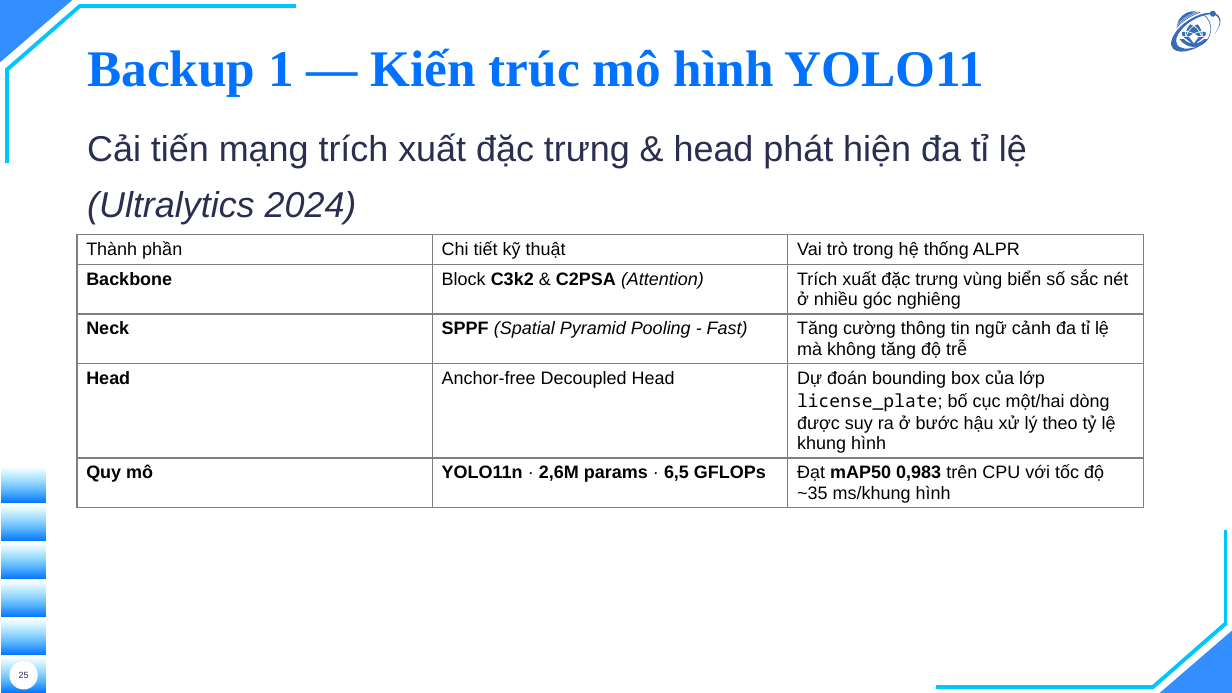
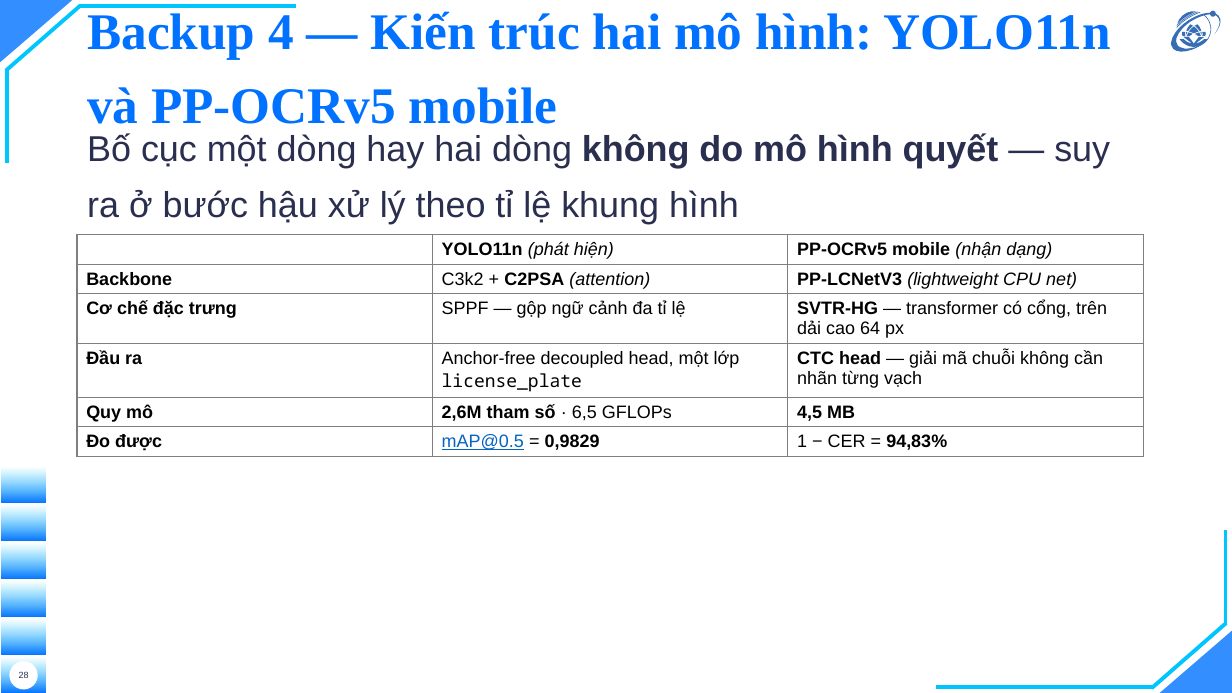
Before and after one commit to hieunguyen2604/alpr-do-an-mon-hoc, a slide deck: slide 28 of docs/slides/slides.pptx (slide 25 before the commit). Drawn at 1232x693 pixels with LibreOffice and Linux fonts; fonts in the diff are those of the drawing; background and template pictures are left out. Boxes give left, top, right and bottom in pixels: in the first picture for what was removed or moved away, otherwise in the second. Text is boxed around its words. In the diff, an @@ line names an element or a change of style, - is before the commit and + after.

Commit message:
slides: rut backup 8 -> 4, tong 28 slide
Theo chi dinh: 24 slide chinh + 4 backup.
  Backup 1  Error Analysis      (tu Backup 3 cu)
  Backup 2  Ablation Study      (tu Backup 4 cu)
  Backup 3  Tra nhanh so lieu   (tu Backup 7 cu)
  Backup 4  YOLO11 + PaddleOCR  (gop hai bang kien truc thanh mot bang hai cot)
Bo: Sieu tham so va huan luyen · Tai lieu tham khao chinh · Kich ban demo.

Bang gop giu bon dong quan trong nhat cho moi mo hinh — backbone, co che dac
trung, dau ra, quy mo — kem con so da do (mAP 0,9829 va 1-CER 94,83%). Cac dong
bi bo (neck rieng, chi tiet loss) deu con trong quyen o 2.3.2 va 2.4.2.

MOT LOI TOI TU GAY RA VA TU BAT: lan dung dau ra 29 slide chu khong phai 28. Ly
do la toi dat mot cau dan NGAY SAU bang trong Backup 4 — vi pham dung quy uoc
ghi trong chinh dau tep 10-slides.md: "Bang hoac hinh phai la khoi CUOI CUNG cua
slide", vi pandoc cat sang slide moi o moi thu dung sau mot bang. Chuyen cau len
tren bang, ra dung 28.

Do duoc: pptx 28 slide; 50 so tren slide doi chieu voi quyen, bon so khong khop
truc tiep deu la LAM TRON dung (0,7526 -> 0,753; 0,9483 -> 94,83%); 1004 test qua.

```diff
--- a/docs/slides/slides.pptx
+++ b/docs/slides/slides.pptx
@@ title at <box>87,11,1111,134</box>: text changed @@
-Backup 1 — Kiến trúc mô hình YOLO11
+Backup 4 — Kiến trúc hai mô hình: YOLO11n và PP-OCRv5 mobile
@@ text at <box>87,133,1110,224</box>: text changed @@
-Cải tiến mạng trích xuất đặc trưng & head phát hiện đa tỉ lệ (Ultralytics 2024)
+Bố cục một dòng hay hai dòng không do mô hình quyết — suy ra ở bước hậu xử lý theo tỉ lệ khung hình
@@ table at <box>77,235,1144,624</box> @@
-row 1: Thành phần | Chi tiết kỹ thuật | Vai trò trong hệ thống ALPR
-row 2: Backbone | Block C3k2 & C2PSA (Attention) | Trích xuất đặc trưng vùng biển số sắc nét ở nhiều góc nghiêng
-row 3: Neck | SPPF (Spatial Pyramid Pooling - Fast) | Tăng cường thông tin ngữ cảnh đa tỉ lệ mà không tăng độ trễ
-row 4: Head | Anchor-free Decoupled Head | Dự đoán bounding box của lớp license_plate; bố cục một/hai dòng được suy ra ở bước hậu xử lý theo tỷ lệ khung hình
-row 5: Quy mô | YOLO11n · 2,6M params · 6,5 GFLOPs | Đạt mAP50 0,983 trên CPU với tốc độ ~35 ms/khung hình
+row 1:  | YOLO11n (phát hiện) | PP-OCRv5 mobile (nhận dạng)
+row 2: Backbone | C3k2 + C2PSA (attention) | PP-LCNetV3 (lightweight CPU net)
+row 3: Cơ chế đặc trưng | SPPF — gộp ngữ cảnh đa tỉ lệ | SVTR-HG — transformer có cổng, trên dải cao 64 px
+row 4: Đầu ra | Anchor-free decoupled head, một lớp license_plate | CTC head — giải mã chuỗi không cần nhãn từng vạch
+row 5: Quy mô | 2,6M tham số · 6,5 GFLOPs | 4,5 MB
+row 6: Đo được | mAP@0.5 = 0,9829 | 1 − CER = 94,83%
```
Also in this commit, not shown: 3 other slides changed, 4 slides removed, 4 other files.
